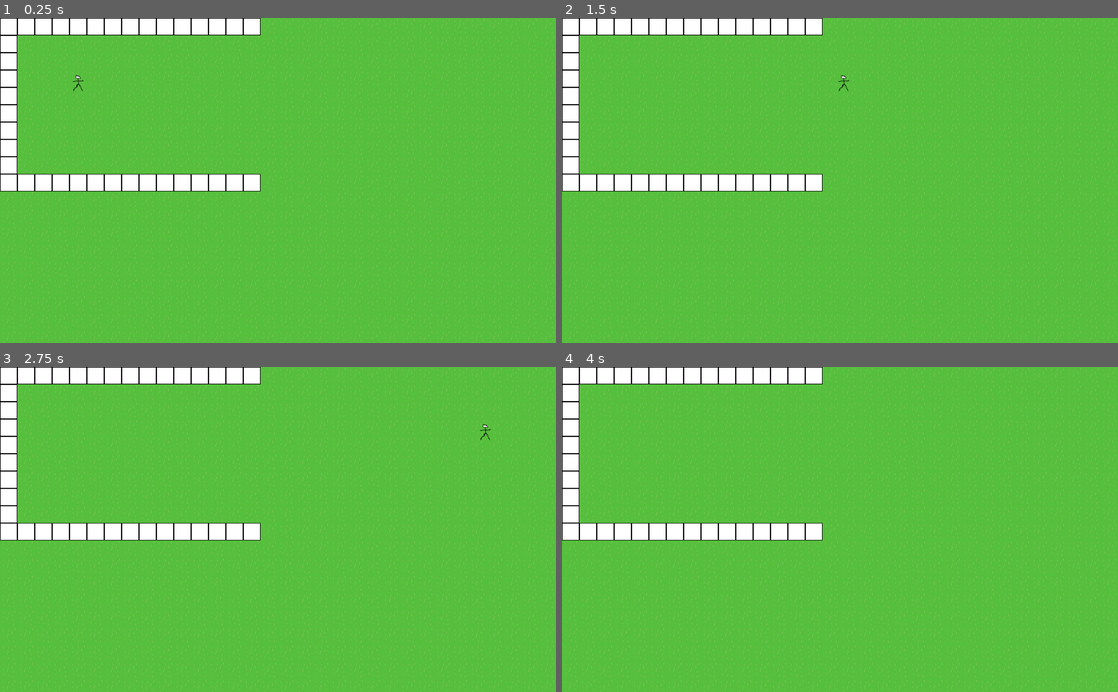
Above: before the commit, frames 1-4 (two rows, left to right).
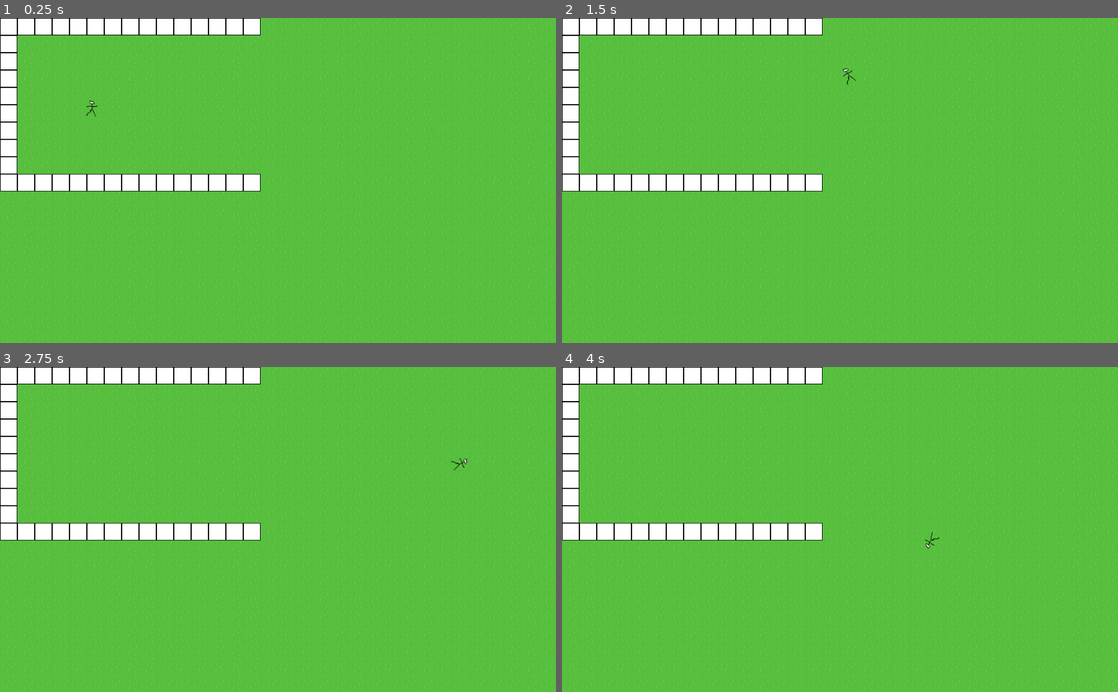
Above: after the commit, the same moments.

Repository: S-D-V-A-S-M-V-V-I-C-T-S-S-BAGGER/CovidTowerDefense
Game: Godot game, scene res://Levels/BaseLevel.tscn
The game is run twice, just before and just after one commit, with the same random seed, the same clock (stepped at 60 frames per second) and the same inputs.
Inputs:
- Up to frame 1 (0.25 s): no input
- Up to frame 2 (1.5 s): tap Enter at 1.25 s
- Up to frame 3 (2.75 s): no input
- Up to frame 4 (4 s): no input

The runs differ from the first frame. In frame 1, less than 0.1% of the frame differs, in the area x 13-18%, y 17-31%; in frame 2, less than 0.1%; in frame 3, less than 0.1%; in frame 4, less than 0.1%.

Commit message:
Enemy follows path

Diff:
--- a/Enemies/Enemy.gd
+++ b/Enemies/Enemy.gd
@@ -1,22 +1,17 @@
-extends KinematicBody2D
+extends Node2D
 class_name Enemy
 
 
 # Declare member variables here. Examples:
-# var a = 2
-# var b = "text"
+export(int) var speed = 300.0
+
+var velocity := Vector2.ZERO
 
 
 # Called when the node enters the scene tree for the first time.
-func _ready():
-	pass # Replace with function body.
-
+func _ready() -> void:
+	pass
 
 # Called every frame. 'delta' is the elapsed time since the previous frame.
-#func _process(delta):
-#	pass
-
 func _process(delta: float) -> void:
-	var velocity := Vector2(300, 0)
-
-	move_and_slide(velocity)
+	get_node("Path/PathFollower").offset += speed * delta
--- a/Enemies/Enemy.tscn
+++ b/Enemies/Enemy.tscn
@@ -1,16 +1,28 @@
-[gd_scene load_steps=4 format=2]
+[gd_scene load_steps=5 format=2]
 
 [ext_resource path="res://Enemies/Enemy.gd" type="Script" id=1]
 [ext_resource path="res://PlaceHolders/EnemyPlaceholder.png" type="Texture" id=2]
 
+[sub_resource type="Curve2D" id=2]
+_data = {
+"points": PoolVector2Array(  )
+}
+
 [sub_resource type="RectangleShape2D" id=1]
 extents = Vector2( 16, 16 )
 
-[node name="Enemy" type="KinematicBody2D"]
+[node name="Enemy" type="Node2D"]
 script = ExtResource( 1 )
 
-[node name="Collision" type="CollisionShape2D" parent="."]
+[node name="Path" type="Path2D" parent="."]
+curve = SubResource( 2 )
+
+[node name="PathFollower" type="PathFollow2D" parent="Path"]
+
+[node name="Sprite" type="Sprite" parent="Path/PathFollower"]
+texture = ExtResource( 2 )
+
+[node name="Area2D" type="Area2D" parent="Path/PathFollower"]
+
+[node name="Collision" type="CollisionShape2D" parent="Path/PathFollower/Area2D"]
 shape = SubResource( 1 )
-
-[node name="Sprite" type="Sprite" parent="."]
-texture = ExtResource( 2 )
--- a/Levels/BaseLevel.tscn
+++ b/Levels/BaseLevel.tscn
@@ -1,8 +1,9 @@
-[gd_scene load_steps=5 format=2]
+[gd_scene load_steps=6 format=2]
 
 [ext_resource path="res://PlaceHolders/PlaceHolderTile.png" type="Texture" id=1]
 [ext_resource path="res://PlaceHolders/Background.png" type="Texture" id=2]
 [ext_resource path="res://Enemies/Enemy.tscn" type="PackedScene" id=3]
+[ext_resource path="res://Levels/BaseLevelEnemyPath.tres" type="Curve2D" id=4]
 
 [sub_resource type="TileSet" id=1]
 0/name = "PlaceHolderTile.png 0"
@@ -42,5 +43,9 @@
 format = 1
 tile_data = PoolIntArray( 0, 0, 0, 1, 0, 0, 2, 0, 0, 3, 0, 0, 4, 0, 0, 5, 0, 0, 6, 0, 0, 7, 0, 0, 8, 0, 0, 9, 0, 0, 10, …(368 unchanged characters)…
 
-[node name="Enemy" parent="." instance=ExtResource( 3 )]
-position = Vector2( 70.1632, 118.921 )
+[node name="Node2D" parent="." instance=ExtResource( 3 )]
+
+[node name="Path" parent="Node2D" index="0"]
+curve = ExtResource( 4 )
+
+[editable path="Node2D"]
--- /dev/null
+++ b/Levels/BaseLevelEnemyPath.tres
@@ -0,0 +1,6 @@
+[gd_resource type="Curve2D" format=2]
+
+[resource]
+_data = {
+"points": PoolVector2Array( 0, 0, 0, 0, 95.5933, 160.627, 0, 0, 0, 0, 370.3, 179.654, 0, 0, 0, 0, 564.141, 86.8962, 0, 0, 0, 0, 824.578, 108.302, 0, 0, 0, 0, 881.66, 274.791, 0, 0, 0, 0, 769.874, 390.144, 0, 0, 0, 0, 639.061, 292.629, 0, 0, 0, 0, 459.491, 482.902, 0, 0, 0, 0, 254.947, 517.389 )
+}
--- a/project.godot
+++ b/project.godot
@@ -9,7 +9,7 @@
 config_version=4
 
 _global_script_classes=[ {
-"base": "KinematicBody2D",
+"base": "Node2D",
 "class": "Enemy",
 "language": "GDScript",
 "path": "res://Enemies/Enemy.gd"
